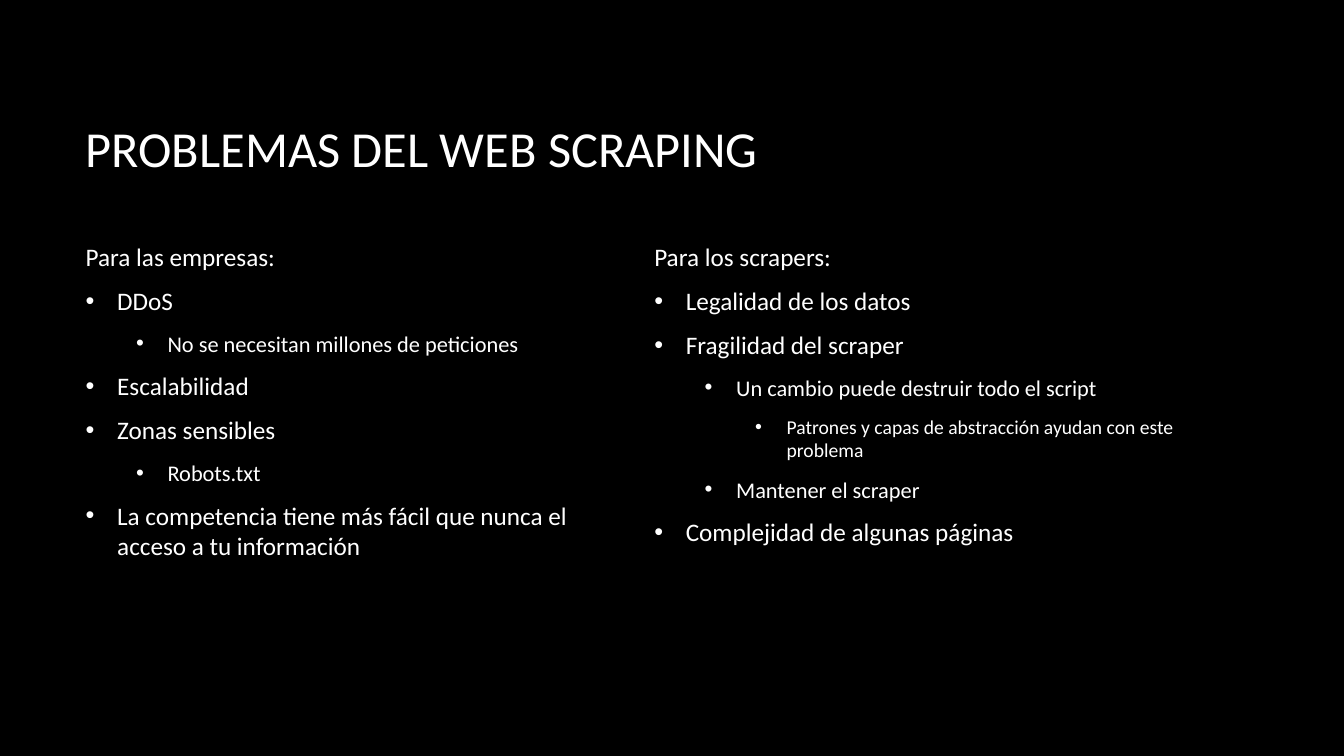
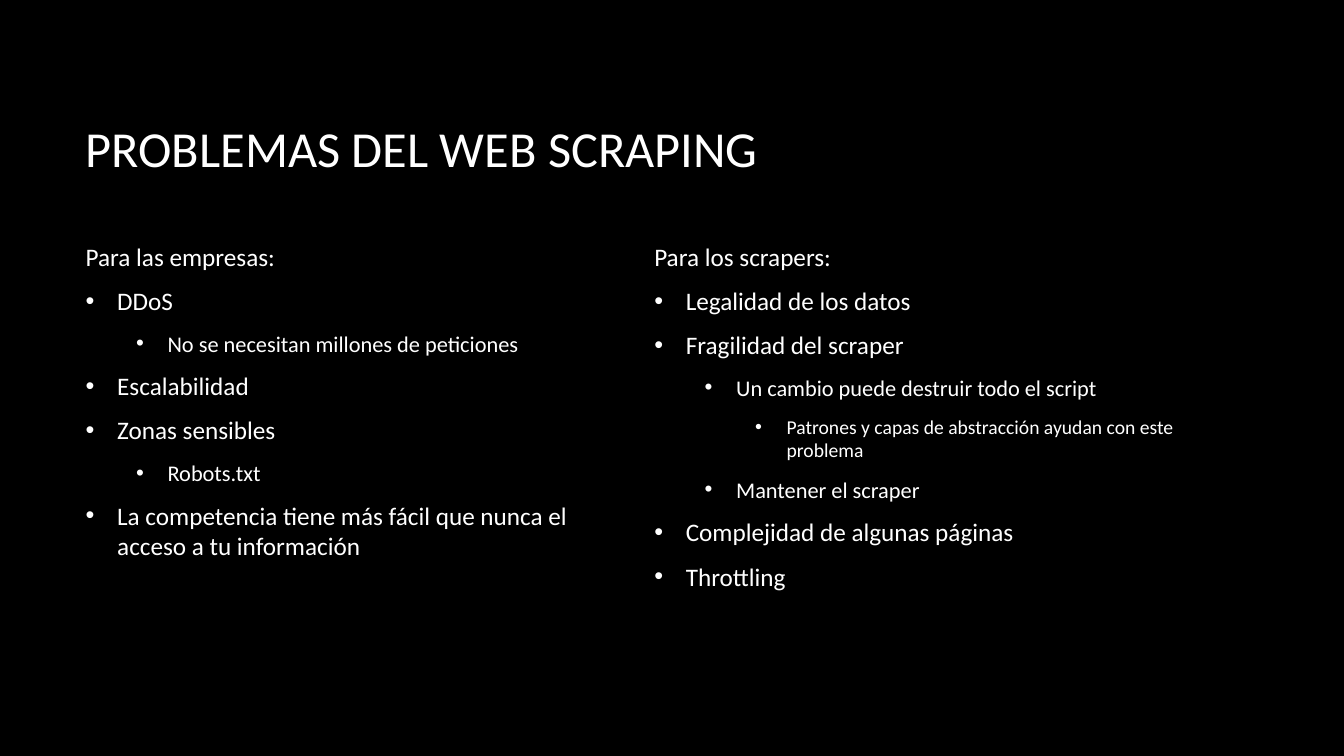
Before and after one commit to jofaval/talks-about, a slide deck: slide 19 of uv/web-scraping-y-las-bases-de-datos-ofuscadas/web-scraping-core.pptx (slide 16 before the commit). Drawn at 1344x756 pixels with LibreOffice and Linux fonts; fonts in the diff are those of the drawing; background and template pictures are left out. Boxes give left, top, right and bottom in pixels: in the first picture for what was removed or moved away, otherwise in the second. Text is boxed around its words. In the diff, an @@ line names an element or a change of style, - is before the commit and + after.

Commit message:
feat(uv): web-scraping polishing

```diff
--- a/uv/web-scraping-y-las-bases-de-datos-ofuscadas/web-scraping-core.pptx
+++ b/uv/web-scraping-y-las-bases-de-datos-ofuscadas/web-scraping-core.pptx
@@ text at bbox=[686, 568, 786, 591]: paragraph added @@
+• Throttling
```
Also in this commit, not shown: 5 other slides changed, 5 slides added.
